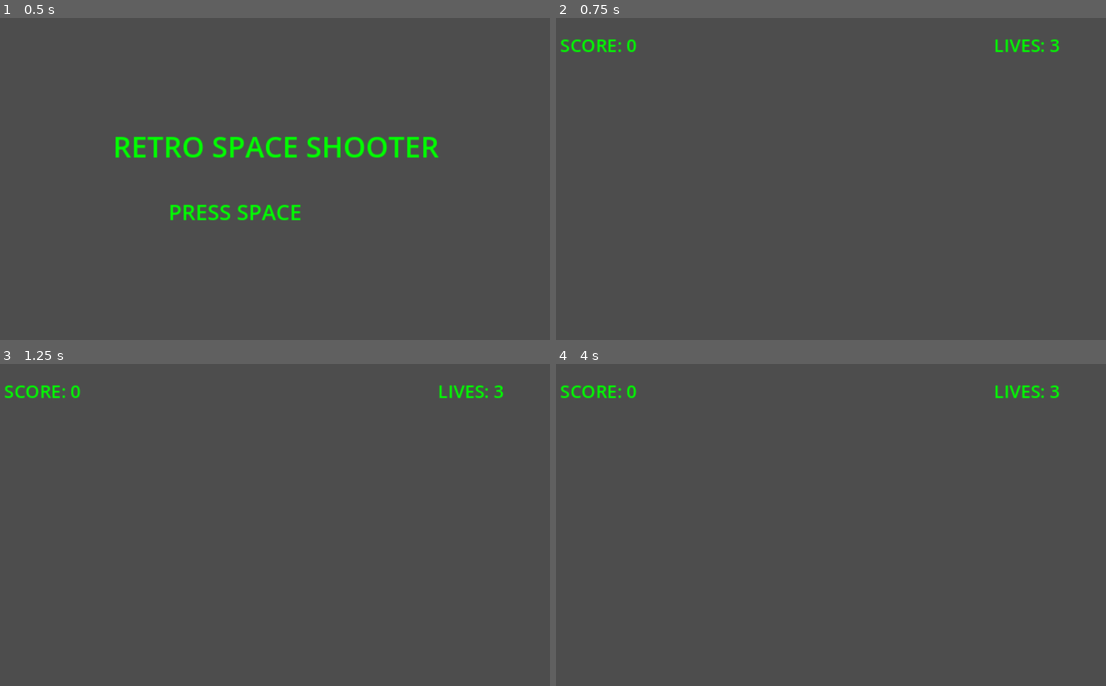
Above: before the commit, frames 1-4 (two rows, left to right).
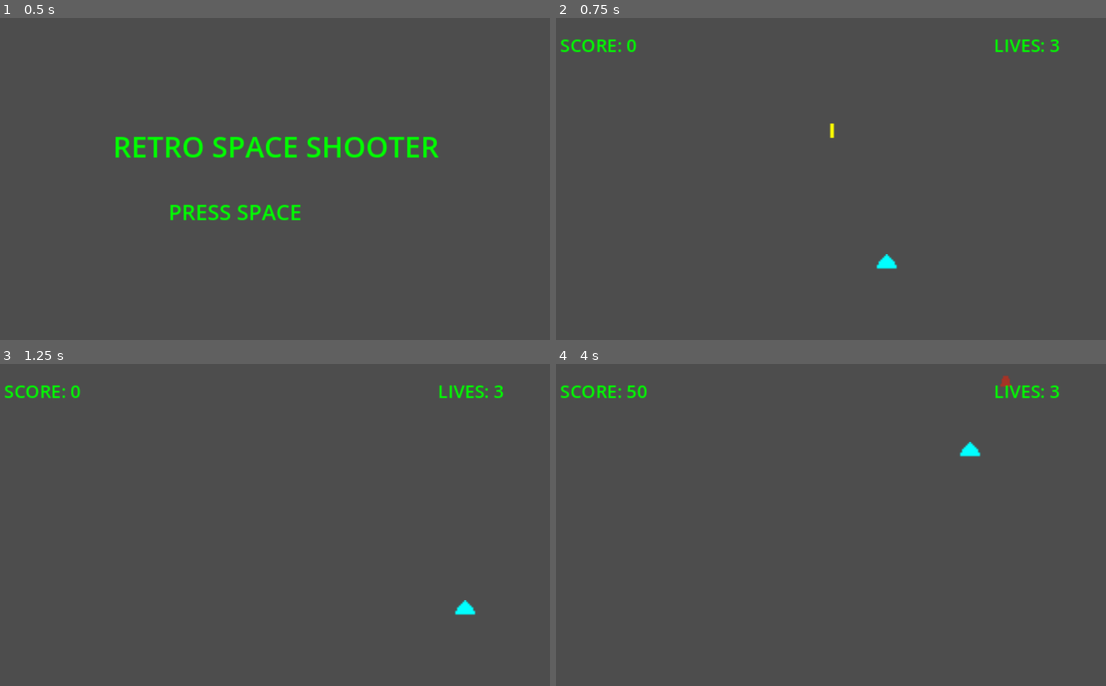
Above: after the commit, the same moments.

Repository: sotw/GoBuyPandaChronicle_Chapter1
Game: Godot game, scene res://main.tscn
The game is run twice, just before and just after one commit, with the same random seed, the same clock (stepped at 60 frames per second) and the same inputs.
Inputs:
- Up to frame 1 (0.5 s): no input
- Up to frame 2 (0.75 s): tap Space at 0.5 s; hold Right from 0.53 s (still down)
- Up to frame 3 (1.25 s): keep holding Right; tap Space at 0.77 s
- Up to frame 4 (4 s): release Right at 1.28 s; hold Down 1.28-2.03 s; tap Space at 1.52, 2, 3.02, 3.77 s; hold Right 2.03-2.78 s; tap Enter at 2.75 s; hold Up 2.78-3.53 s; hold Left from 3.53 s (still down)

Frame 1 is identical in both runs. In frame 2, 0.2% of the frame differs, in the area x 49-63%, y 32-78%; in frame 3, 0.1%; in frame 4, 0.3%, in the area x 12-83%, y 3-29%.
Error before the commit: Parse Error: Expected end of file. (res://player.gd:67)

Commit message:
Add enemy explosion when hitting player

Diff:
--- a/enemy.gd
+++ b/enemy.gd
@@ -31,11 +31,20 @@
 	check_collisions()
 
 func check_collisions():
-	for area in get_overlapping_areas():
-		if area.is_in_group("player_bullets"):
-			get_parent()._on_enemy_hit(position, area, type)
+	for bullet in get_tree().get_nodes_in_group("player_bullets"):
+		if position.distance_to(bullet.position) < 15:
+			get_parent()._on_enemy_hit(position, bullet, type)
 			queue_free()
 			return
+
+	var player = get_tree().get_first_node_in_group("player")
+	if player and position.distance_to(player.position) < 20:
+		if not player.invincible:
+			player.hit.emit()
+			var explosion = load("res://explosion.tscn").instantiate()
+			explosion.position = position
+			get_parent().add_child(explosion)
+			queue_free()
 
 func set_type(new_type):
 	type = new_type
--- a/player.gd
+++ b/player.gd
@@ -63,4 +63,7 @@
 		tween.tween_property(self, "modulate:a", 0.3, 0.15)
 		tween.tween_property(self, "modulate:a", 1.0, 0.15)
 	invincible = true
-	tween.tween_callback(func(): invincible = false)
+	tween.tween_callback(_on_blink_done)
+
+func _on_blink_done():
+	invincible = false
